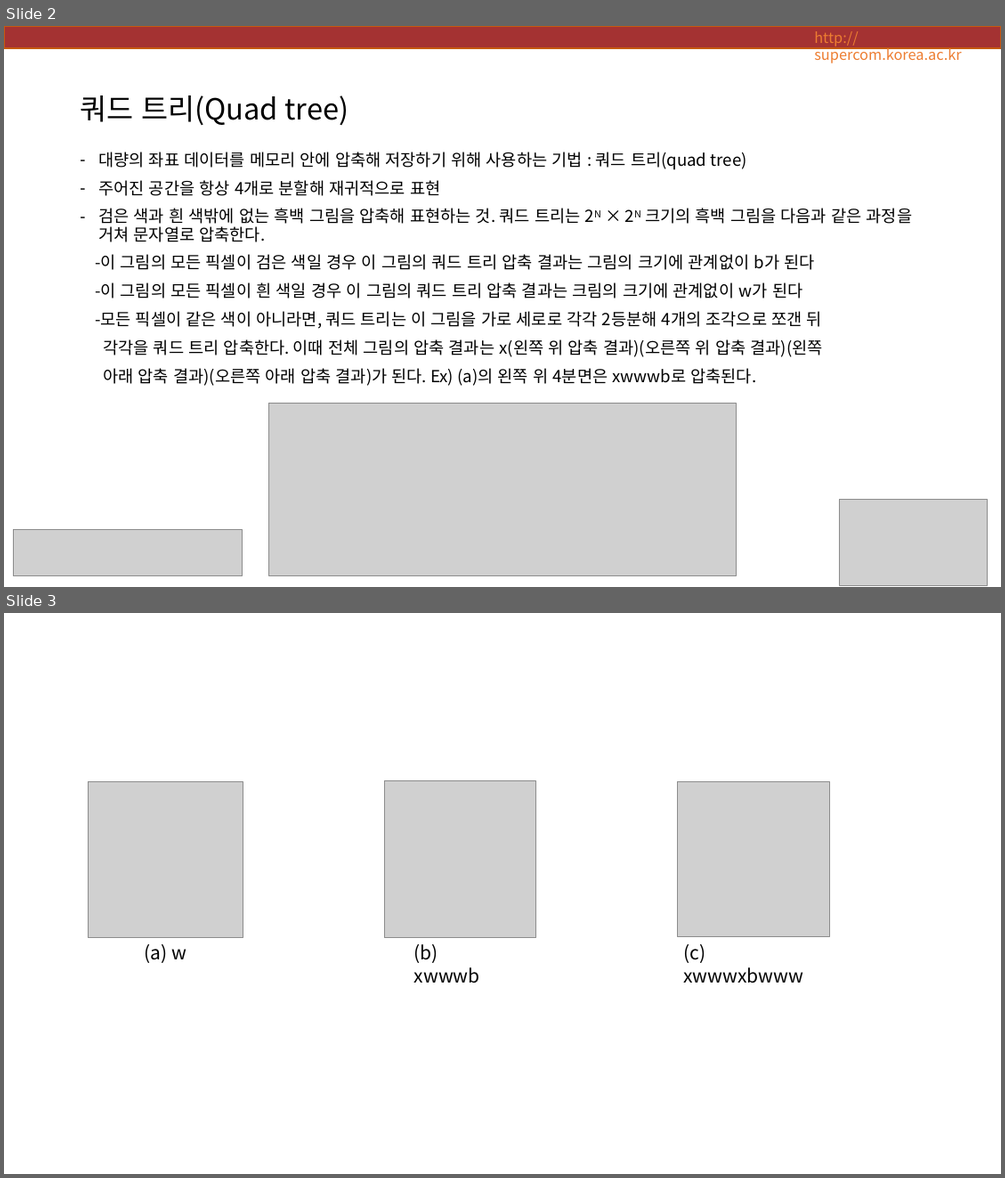
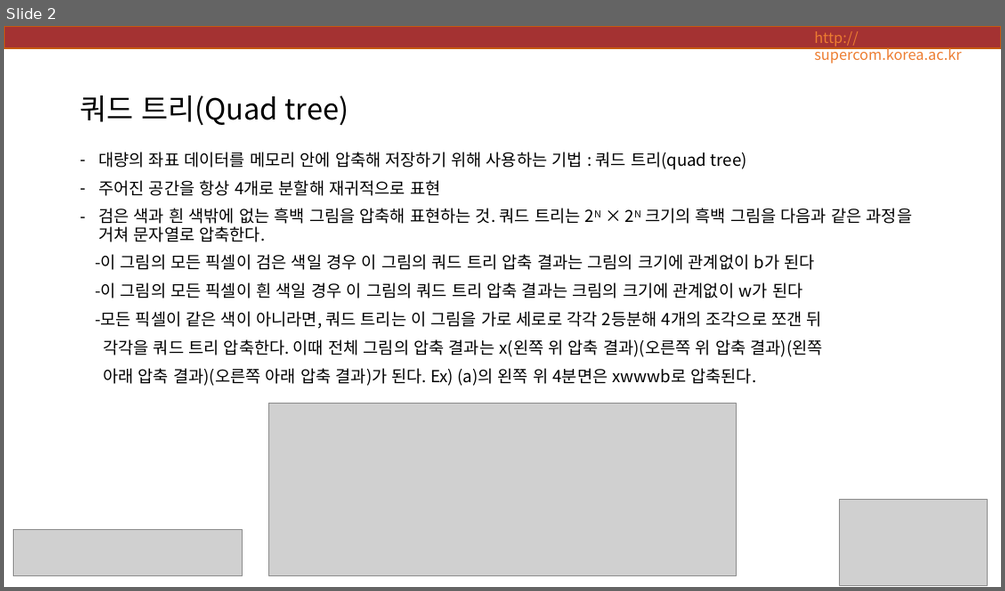
Before and after one commit to mystous/DSLab_Algo_Seminar, a slide deck: 001. 세미나 자료/02. 2차시/2014-07-22김혜민 쿼드트리.pptx. Shown one above the other, each under a label of ours: slides 2 and 3 before the commit, slide 2 after it. The pictures are 1005x1178 and 1005x591 pixels, drawn with LibreOffice and Linux fonts; fonts in the diff are those of the drawing; grey boxes stand for pictures. Boxes give left, top, right and bottom in pixels: in the first picture for what was removed or moved away, otherwise in the second. Text is boxed around its words. In the diff, an @@ line names an element or a change of style, - is before the commit and + after.

Commit message:
Revert "쿼드트리 예제추가 버전"
This reverts commit 80cb036899f8c4df59c24474693d5b54c12c829d.

```diff
--- a/001. 세미나 자료/02. 2차시/2014-07-22김혜민 쿼드트리.pptx
+++ b/001. 세미나 자료/02. 2차시/2014-07-22김혜민 쿼드트리.pptx
@@ slide 3 removed at (4,613,1001,1174), background #FFFFFF @@
@@ picture removed at (89,782,243,938) @@
@@ picture removed at (385,780,535,938) @@
@@ picture removed at (677,782,830,936) @@
@@ text removed at (145,944,186,963) @@
-(a) w
@@ text removed at (414,944,480,983) @@
-(b) xwwwb
@@ text removed at (684,944,804,983) @@
-(c) xwwwxbwww
```
